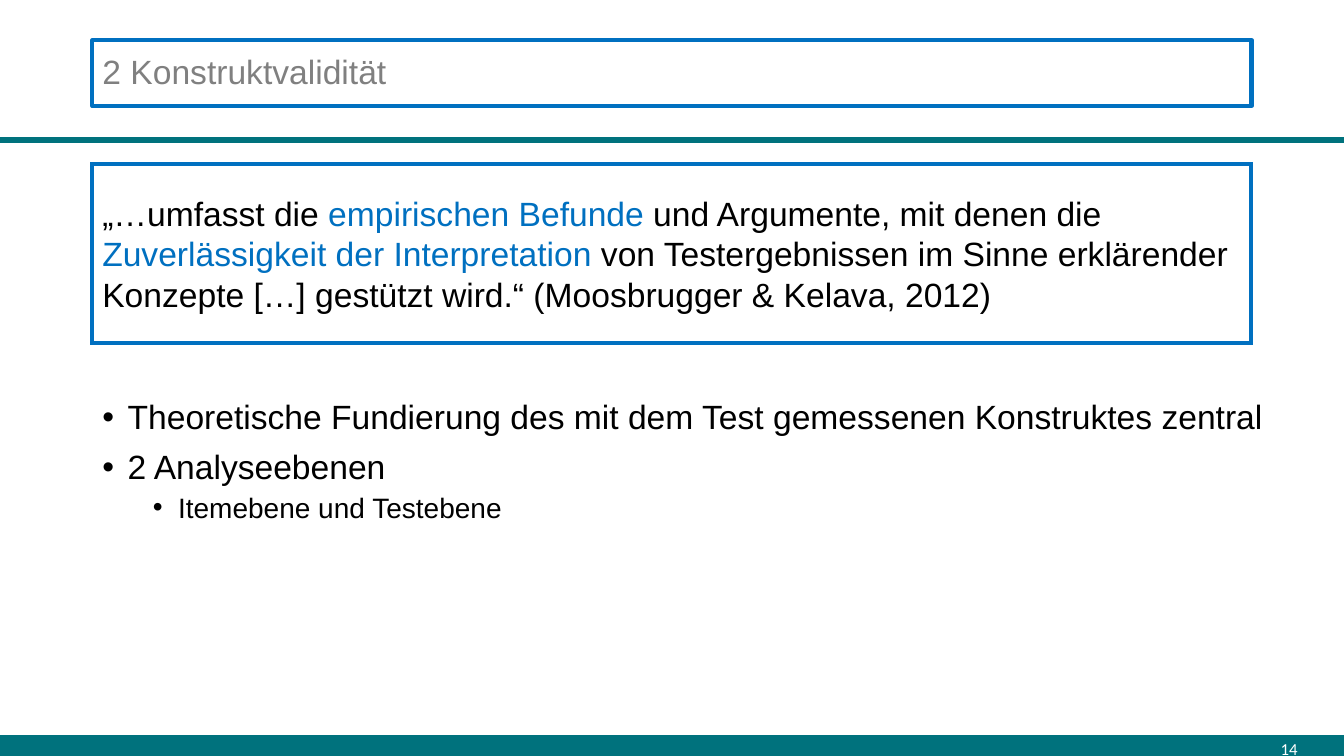
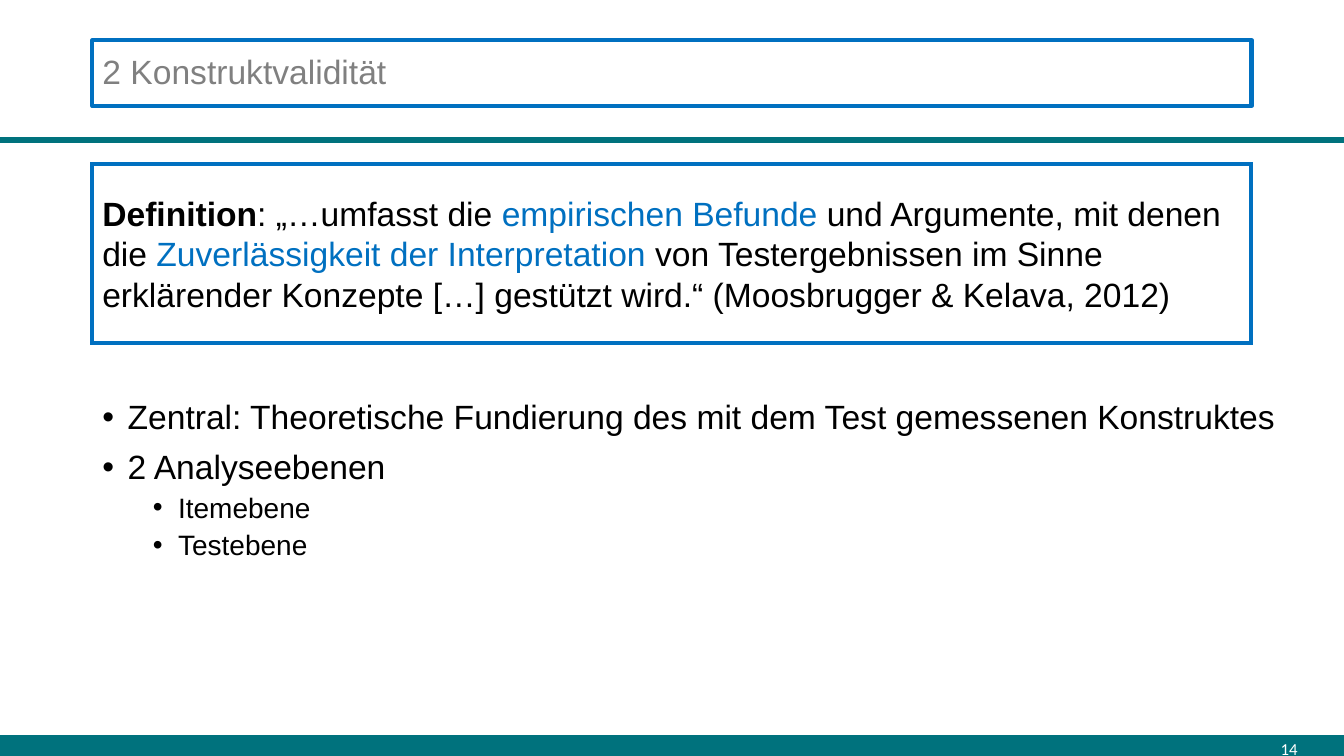
Before and after one commit to sbissantz/testtheory, a slide deck: slide 14 of 11-valid/validity-10.pptx. Drawn at 1344x756 pixels with LibreOffice and Linux fonts; fonts in the diff are those of the drawing. Boxes give left, top, right and bottom in pixels: in the first picture for what was removed or moved away, otherwise in the second. Text is boxed around its words. In the diff, an @@ line names an element or a change of style, - is before the commit and + after.

```diff
--- a/11-valid/validity-10.pptx
+++ b/11-valid/validity-10.pptx
@@ text in rectangle at <box>102,201,1220,314</box>: text changed @@
-„…umfasst die empirischen Befunde und Argumente, mit denen die Zuverlässigkeit der Interpretation von Testergebnissen im Sinne erklärender Konzepte […] gestützt wird.“ (Moosbrugger & Kelava, 2012)
+Definition: „…umfasst die empirischen Befunde und Argumente, mit denen die Zuverlässigkeit der Interpretation von Testergebnissen im Sinne erklärender Konzepte […] gestützt wird.“ (Moosbrugger & Kelava, 2012)
@@ text at <box>128,404,1274,436</box>: text changed @@
-• Theoretische Fundierung des mit dem Test gemessenen Konstruktes zentral
+• Zentral: Theoretische Fundierung des mit dem Test gemessenen Konstruktes
@@ text at <box>178,497,310,556</box>: text changed @@
-  • Itemebene und Testebene
+  • Itemebene
+  • Testebene
```
Also in this commit, not shown: 8 other slides changed, 1 other file.
